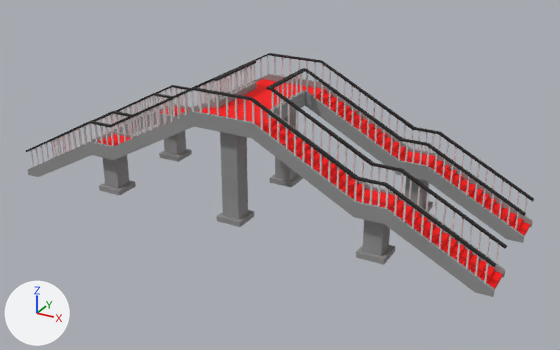
What one commit did to the FBX model Assets/Seo/env_maincity/bridge.fbx.
The view is the same before and after, from a 50 mm camera at (12.0, -55.2, 16.3) aimed at (-4.2, -25.6, 1.6). Lighting does not change. The marker at lower left points along +X, +Y and +Z. Where no turn or scale is listed for an object, it has been applied to the vertices. Vertices at the same position are counted once.

Objects in the first picture: 'LTypeStair015', 'LTypeStair016', 'Object843'.
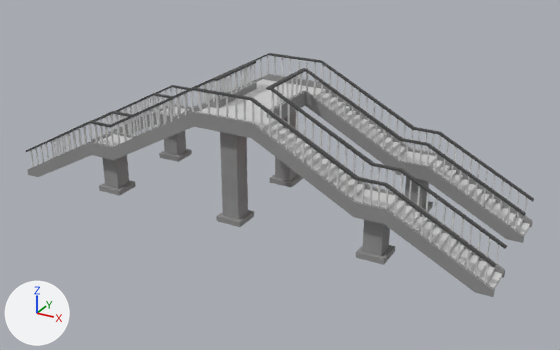
Boxes [x1, y1, x2, y2] around the edits, measured in the pictures (560 x 350 px):
```json
{"object": "LTypeStair016", "change": "surface changed, moved", "before": [26, 78, 507, 297], "after": [26, 78, 507, 297]}
{"part": 1, "of": "me_mesh_001", "change": "surface changed", "before": [216, 61, 305, 119], "after": [216, 61, 305, 119], "on screen": "red to grey"}
{"part": 2, "of": "me_mesh_002", "change": "surface changed", "before": [26, 78, 507, 289], "after": [26, 78, 507, 289]}
{"part": 3, "of": "me_mesh", "change": "surface changed", "before": [97, 53, 534, 236], "after": [97, 53, 534, 236], "on screen": "red to grey"}
```

The change, as JSON lines over the scene's bpy script:
```json
{"block": "me_mesh_002", "where": "me_mesh_002.from_pydata(...)  # 1441 vertices, 800 faces; spans x 0.0..180.0, y -1222.0..1222.0, z 0.0..548.0"}
{"block": "me_mesh_002", "where": "# used by ob_ltypestair016; location = (-5.33, -28.79, 0.0); rotation_euler = (-3.142, 0.0, -1.571), in degrees (-180, 0, -90); scale = (-0.01, -0.01, -0.0115)"}
{"block": "me_mesh_002", "change": "me_mesh_002 part 2: texture (UV) coordinates of 194 of 800 faces, centred in x 0.0..180.0, y -1214.0..1214.0, z 0.0..548.0, changed; they spanned u 0.09..0.69, v 0.51..0.98 and now span u 0.01..0.99, v 0.75..0.99"}
{"block": "me_mesh", "where": "me_mesh.from_pydata(...)  # 1441 vertices, 800 faces; spans x -12.2..12.2, y -1.8..0.0, z 0.0..6.3"}
{"block": "me_mesh", "where": "# used by ob_ltypestair015; location = (-5.33, -22.04, 0.0)"}
{"block": "me_mesh", "change": "me_mesh part 3: texture (UV) coordinates of 194 of 800 faces, centred in x -12.1..12.1, y -1.8..0.0, z 0.0..6.3, changed; they spanned u 0.09..0.69, v 0.51..0.98 and now span u 0.01..0.99, v 0.75..0.99"}
{"block": "me_mesh_001", "where": "me_mesh_001.from_pydata(...)  # 156 vertices, 76 faces; spans x -1.47..1.47, y 0.0..3.16, z 4.57..6.33"}
{"block": "me_mesh_001", "where": "# used by ob_object843; location = (-5.33, -27.0, 0.0)"}
{"block": "me_mesh_001", "change": "me_mesh_001 part 1: texture (UV) coordinates of 20 of 76 faces, centred in x -1.47..1.47, y 1.58, z 4.57..6.33, changed; they spanned u 0.02..0.73, v 0.68..0.98 and now span u 0.02..0.99, v 0.79..0.97"}
{"op": "set", "path": "ob_ltypestair016.location", "old": "(-5.33, -28.79, 0.0)", "new": "(-5.33, -28.8, 0.0)"}
```
